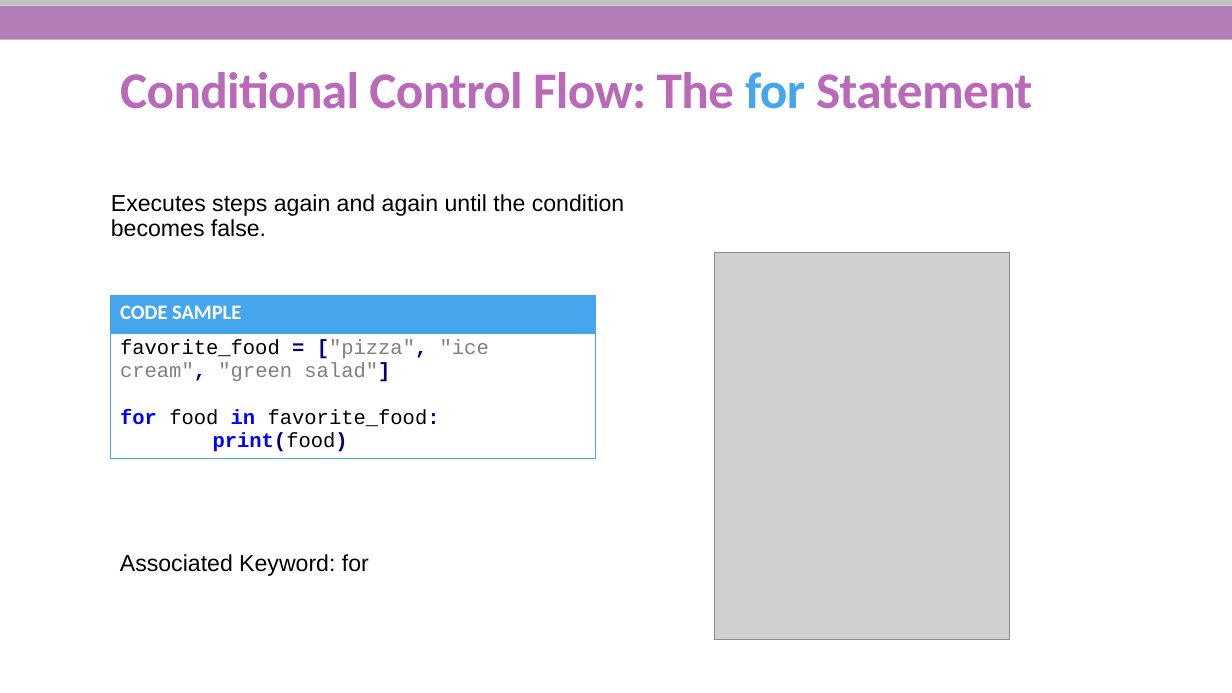
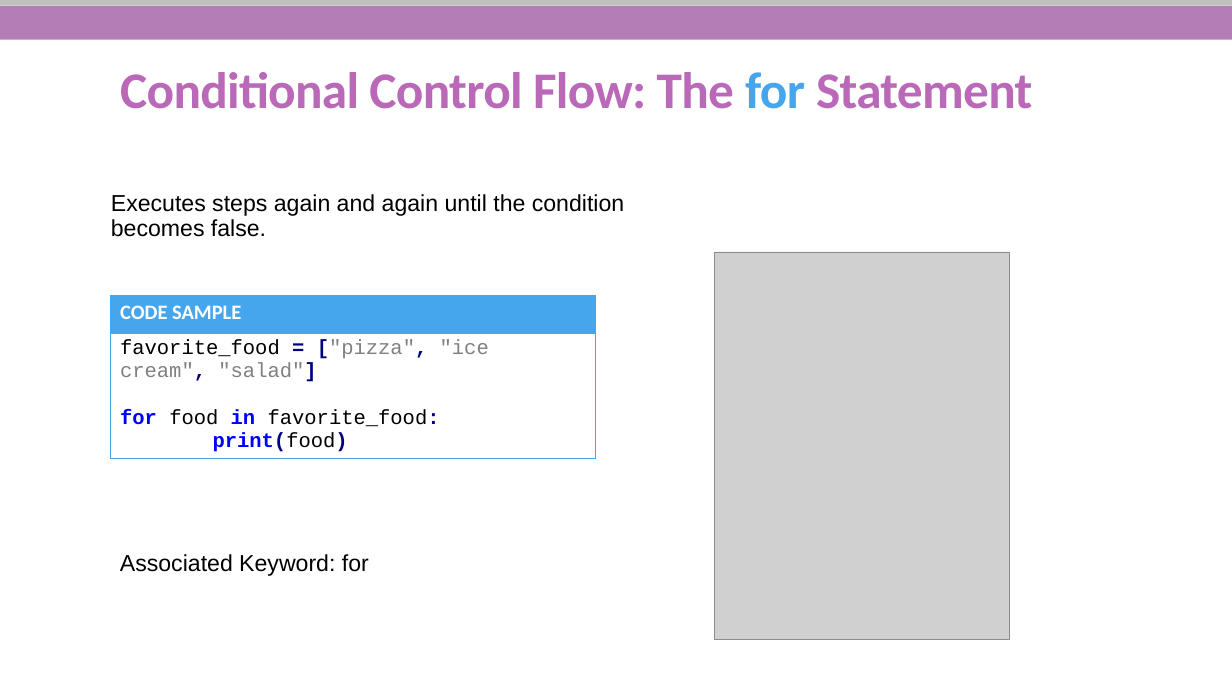
Before and after one commit to She-Codes-Now/Intro-to-Python, a slide deck: slide 23 of Python-SheCodesNow_updated.pptx. Drawn at 1232x693 pixels with LibreOffice and Linux fonts; fonts in the diff are those of the drawing; grey boxes stand for pictures; background and template pictures are left out. Boxes give left, top, right and bottom in pixels: in the first picture for what was removed or moved away, otherwise in the second. Text is boxed around its words. In the diff, an @@ line names an element or a change of style, - is before the commit and + after.

```diff
--- a/Python-SheCodesNow_updated.pptx
+++ b/Python-SheCodesNow_updated.pptx
@@ table at (x1=111, y1=296, x2=596, y2=466) @@
@@ row 2, column 1: "favorite_food = ["pizza", "ice cream", "green salad"] / for food in favorite_food: / print(food)" to "favorite_food = ["pizza", "ice cream", "salad"] / for food in favorite_food: / print(food)" @@
```
Also in this commit, not shown: 12 other slides changed, 3 slides added, 12 slides removed.
